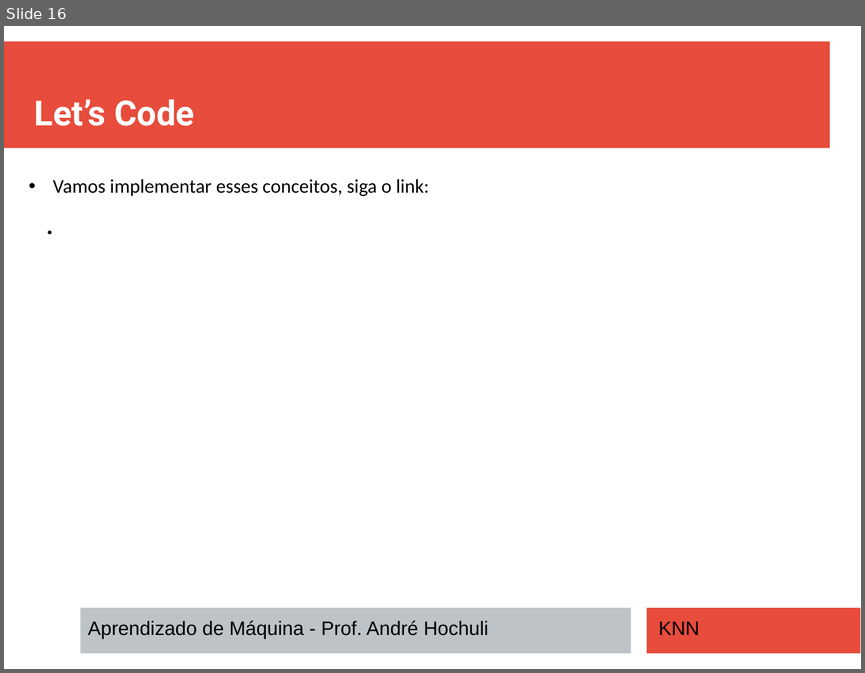
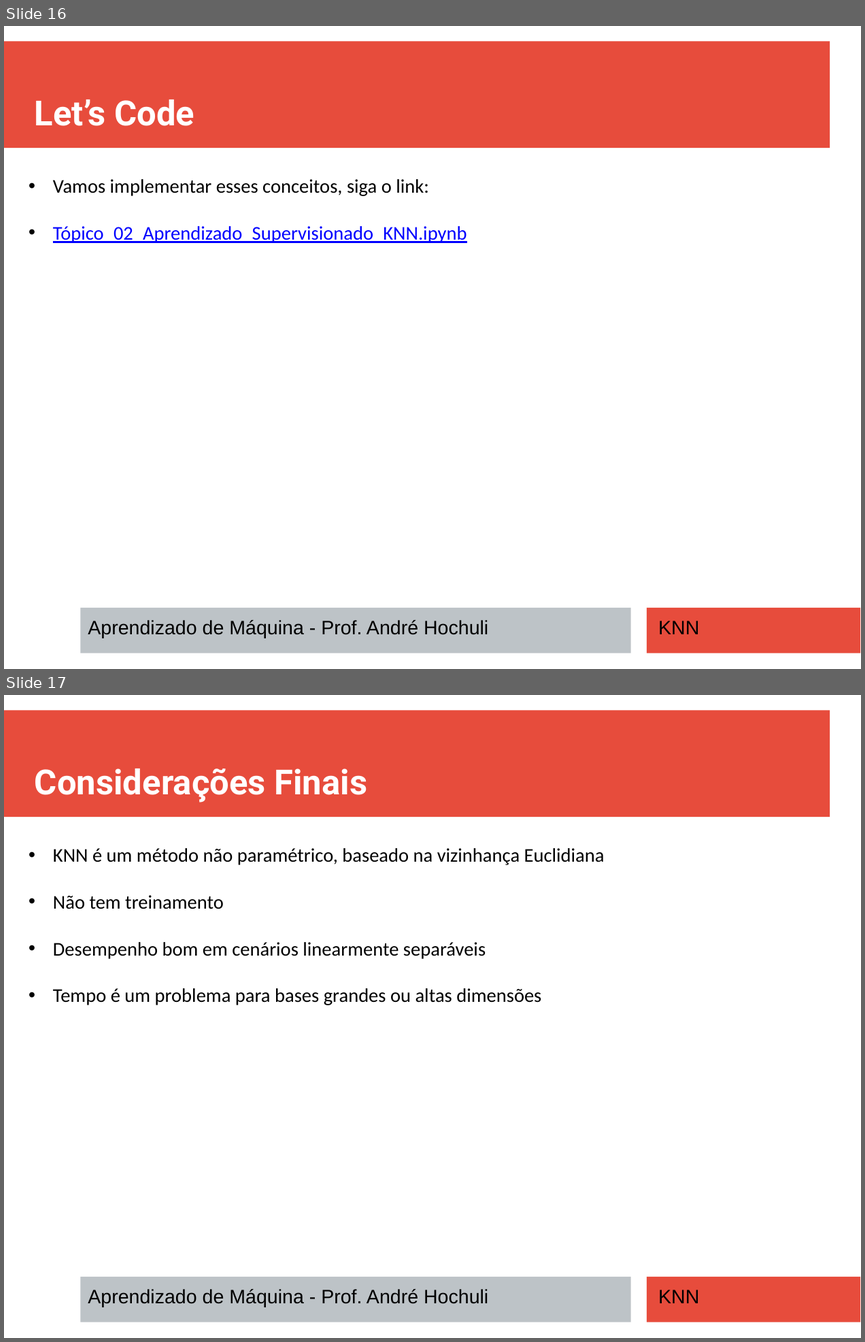
Before and after one commit to andrehochuli/teaching, a slide deck: AprendizadoMaquina/Tópico 02 - Aprendizado Supervisionado/Tópico 02 - Aprendizado-Supervisionado - KNN.pptx. Shown one above the other, each under a label of ours: slide 16 before the commit, slides 16 and 17 after it. The pictures are 865x673 and 865x1342 pixels, drawn with LibreOffice and Linux fonts; fonts in the diff are those of the drawing. Boxes give left, top, right and bottom in pixels: in the first picture for what was removed or moved away, otherwise in the second. Text is boxed around its words. In the diff, an @@ line names an element or a change of style, - is before the commit and + after.

```diff
--- a/AprendizadoMaquina/Tópico 02 - Aprendizado Supervisionado/Tópico 02 - Aprendizado-Supervisionado - KNN.pptx
+++ b/AprendizadoMaquina/Tópico 02 - Aprendizado Supervisionado/Tópico 02 - Aprendizado-Supervisionado - KNN.pptx
@@ slide 17 added at (x1=4, y1=695, x2=861, y2=1338), background #FFFFFF; not listed: 3 template elements that a slide beside it also shows @@
@@ text added at (x1=35, y1=768, x2=368, y2=802), 32 pt, text #FFFFFF, bold @@
+Considerações Finais
@@ text added at (x1=53, y1=848, x2=604, y2=1005), 18 pt, text #000000 @@
+• KNN é um método não paramétrico, baseado na vizinhança Euclidiana
+• Não tem treinamento
+• Desempenho bom em cenários linearmente separáveis
+• Tempo é um problema para bases grandes ou altas dimensões
@@ text added at (x1=88, y1=1289, x2=488, y2=1307), 18 pt, text #000000 @@
+Aprendizado de Máquina - Prof. André Hochuli
@@ text added at (x1=658, y1=1289, x2=699, y2=1303), 18 pt, text #000000 @@
+KNN
@@ slide 16 changed as well @@
@@ text at (x1=53, y1=226, x2=467, y2=243): paragraph added @@
+• Tópico_02_Aprendizado_Supervisionado_KNN.ipynb
```
Also in this commit, not shown: 2 other slides changed, 1 other file.
